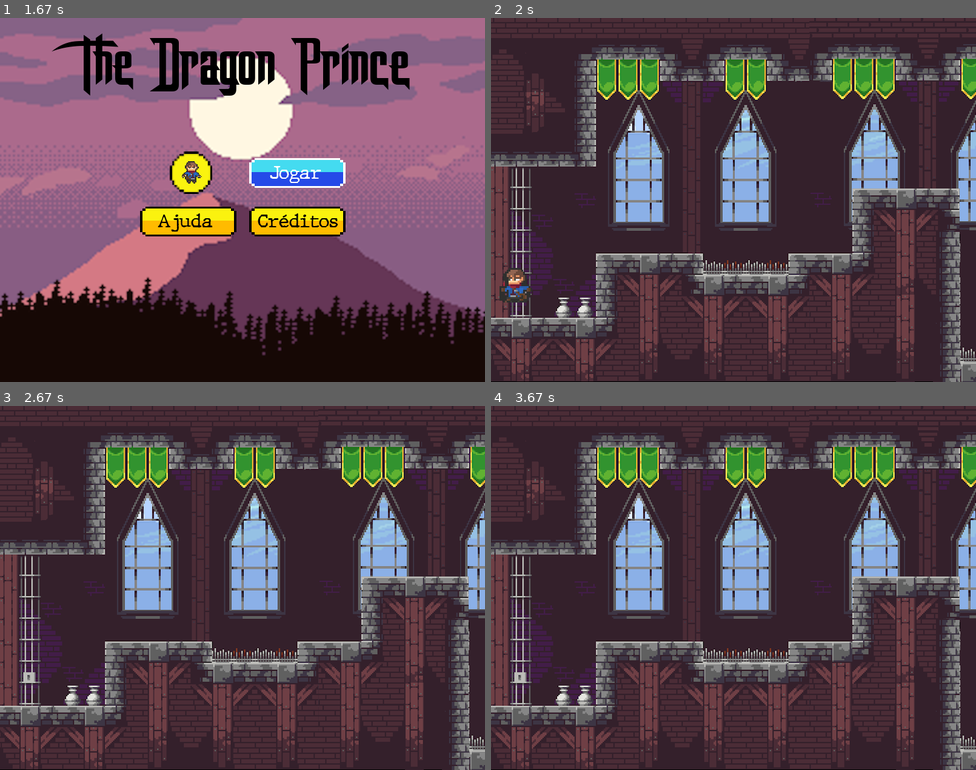
Above: before the commit, frames 1-4 (two rows, left to right).
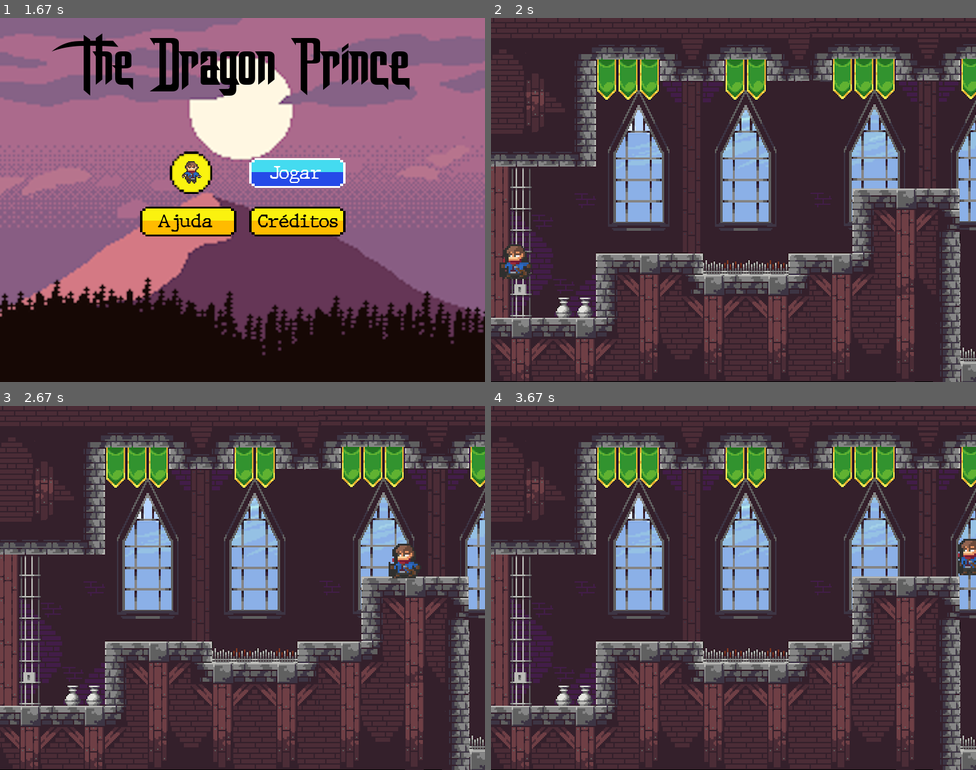
Above: after the commit, the same moments.

Repository: samarasrs/Projeto_ces22
Game: pygame game, started from Dragon_Prince_Level1.py
Same seed, same stepped clock (60 frames per second), same inputs: the game is played once before the commit and once after it.
Inputs:
- Up to frame 1 (1.67 s): hold Right 0.33-0.8 s; tap Enter at 1.33 s
- Up to frame 2 (2 s): hold Left from 1.67 s (still down)
- Up to frame 3 (2.67 s): release Left at 2.2 s; hold Left 2.23-2.63 s
- Up to frame 4 (3.67 s): hold Right 2.67-3.3 s; hold Left from 3.33 s (still down)

Frame 1 is identical in both runs. In frame 2, 0.8% of the frame differs, in the area x 1-9%, y 62-79%; in frame 3, 0.4%; in frame 4, 0.4%.

Commit message:
teste colisao

Diff:
--- a/data/constants.py
+++ b/data/constants.py
@@ -30,7 +30,7 @@
 # Player properties
 PLAYER_ACC = 0.8
 PLAYER_FRICTION = -0.12
-PLAYER_GRAV = 0.8
+PLAYER_GRAV = 0.02
 PLAYER_JUMP = 20
 
 
--- a/data/states/level1.py
+++ b/data/states/level1.py
@@ -17,7 +17,7 @@
         self.setup_background()
         self.setup_ground()
         self.setup_teto()
-        self. setup_agua()
+        self.setup_agua()
         self.setup_gaiola()
         self.setup_espinhos()
         self.setup_espinhos()
@@ -25,6 +25,7 @@
         self.setup_pedras()
 
 
+
         self.new()
         #self.events()
 
@@ -33,7 +34,8 @@
 
         self.player = callum.Player(self)
         self.all_sprites.add(self.player)
-        self.platforms = pg.sprite.Group()
+        #self.platforms = pg.sprite.Group()
+
 
     """def run(self):
         # Game Loop
@@ -68,6 +70,9 @@
 
     def setup_ground(self):
         ground_rect1 = obstaculo.Obstaculo(0, 493, 175, 107)
+        self.ground_rect1 = ground_rect1
+        #ground_rect1 = obstaculo.Obstaculo(0, 600, 175, 107)
+        #ground_rect1.rect.fill(c.RED)
         ground_rect2 = obstaculo.Obstaculo(172.4, 388, 178, 212)
         ground_rect3 = obstaculo.Obstaculo(591, 378, 104, 222)
         ground_rect4 = obstaculo.Obstaculo(596, 274, 180, 326)
@@ -104,6 +109,7 @@
                                             ground_rect26, ground_rect27, ground_rect8)
         for sprite in self.group_ground:
             self.all_sprites.add(sprite)
+
     def setup_teto(self):
         teto_rect1 = obstaculo.Obstaculo(0, 0, 173, 246)
         teto_rect2 = obstaculo.Obstaculo(173, 0, 776, 103)
@@ -132,7 +138,6 @@
         for sprite in self.group_teto:
             self.all_sprites.add(sprite)
 
-
     def setup_agua(self):
         agua_rect1 = obstaculo.Obstaculo(1547, 566, 354, 34)
         agua_rect2 = obstaculo.Obstaculo(2824, 563, 611, 37)
@@ -205,7 +210,25 @@
         for sprite in self.group_pedra:
             self.all_sprites.add(sprite)
 
-
+    def check_callum_y_colide(self):
+        ground_plataforma = pg.sprite.spritecollideany(self.player,self.group_ground)
+
+        if ground_plataforma:
+            self.ajustar_callum_y(ground_plataforma)
+
+    def ajustar_callum_y(self,collider):
+        print("ground ")
+        print( collider.rect.top)
+        print("player ")
+        print(self.player.rect.bottom)
+        if collider.rect.top < (self.player.pos.y+1000):
+            print("colidiu")
+            self.player.vel.y = 0
+            self.player.pos.y = collider.rect.top-55
+            print("groundcolisao ")
+            print( collider.rect.top)
+            print("playercolisao ")
+            print(self.player.rect.bottom)
 
     def blit_tela(self, surface):
         surface.blit(self.level, (0, 0), self.camera)
@@ -216,13 +239,15 @@
 
     def update(self, surface, keys, current_time):
         self.game_info[c.CURRENT_TIME] = self.current_time = current_time
+
+        self.check_callum_y_colide()
         self.blit_tela(surface)
-
+        #pg.draw.rect(surface,c.RED,self.ground_rect1.rect)
         self.player.update(self.current_time)
         self.events()
 
         # check if callum hits a platform if falling
-        if self.player.vel.y > 0:
+        '''if self.player.vel.y > 0:
             hits = pg.sprite.spritecollide(self.player, self.platforms, False)
             if hits:
                 print("hitou")
@@ -235,7 +260,7 @@
                     if self.player.pos.y < lowest.rect.bottom:
                         self.player.pos.y = hits[0].rect.top
                         self.player.vel.y = 0
-                        self.player.jumping = False
+                        self.player.jumping = False'''
 
 
 
@@ -267,7 +292,7 @@
                 if event.key == pg.K_DOWN:
                     self.player.crouch_cut()"""
 
-    def draw(self):
+    '''def draw(self):
         # Game Loop - draw
 
         #setup.TELA.fill(c.BGCOLOR)
@@ -277,4 +302,4 @@
         #self.player.show_heart()
         # self.draw_text(str(self.score), 22, WHITE, WIDTH / 2, 20)
         # *after* drawing everything, flip the display
-        pg.display.flip()
+        pg.display.flip()'''
